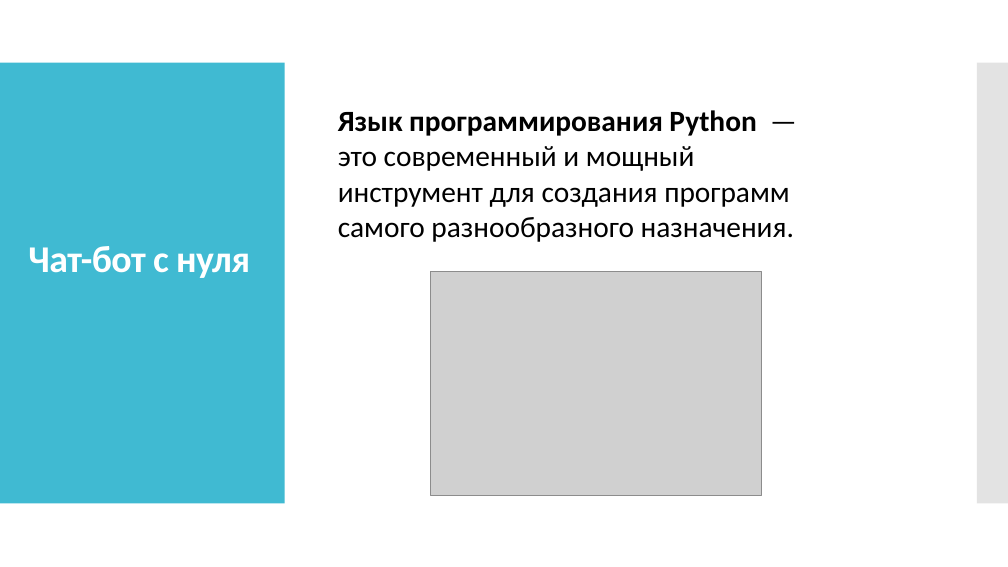
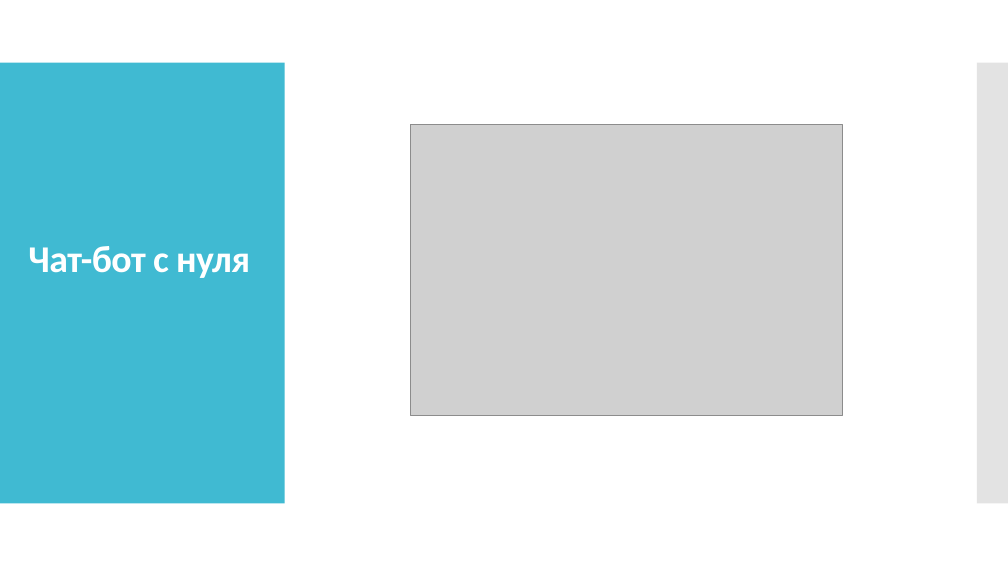
Before and after one commit to Gred1/BotProject, a slide deck: slide 7 of Создание бота, как искусственного интеллекта посредством языка.pptx. Drawn at 1008x567 pixels with LibreOffice and Linux fonts; fonts in the diff are those of the drawing; grey boxes stand for pictures. Boxes give left, top, right and bottom in pixels: in the first picture for what was removed or moved away, otherwise in the second. Text is boxed around its words. In the diff, an @@ line names an element or a change of style, - is before the commit and + after.

```diff
--- a/Создание бота, как искусственного интеллекта посредством языка.pptx
+++ b/Создание бота, как искусственного интеллекта посредством языка.pptx
@@ text removed at [338, 110, 794, 242] @@
-Язык программирования Python — это современный и мощный инструмент для создания программ самого разнообразного назначения.
@@ picture: place and size @@
-picture at [430, 271, 761, 495]
+picture at [411, 125, 842, 416]
```
Also in this commit, not shown: 3 other slides changed, 1 other file.
